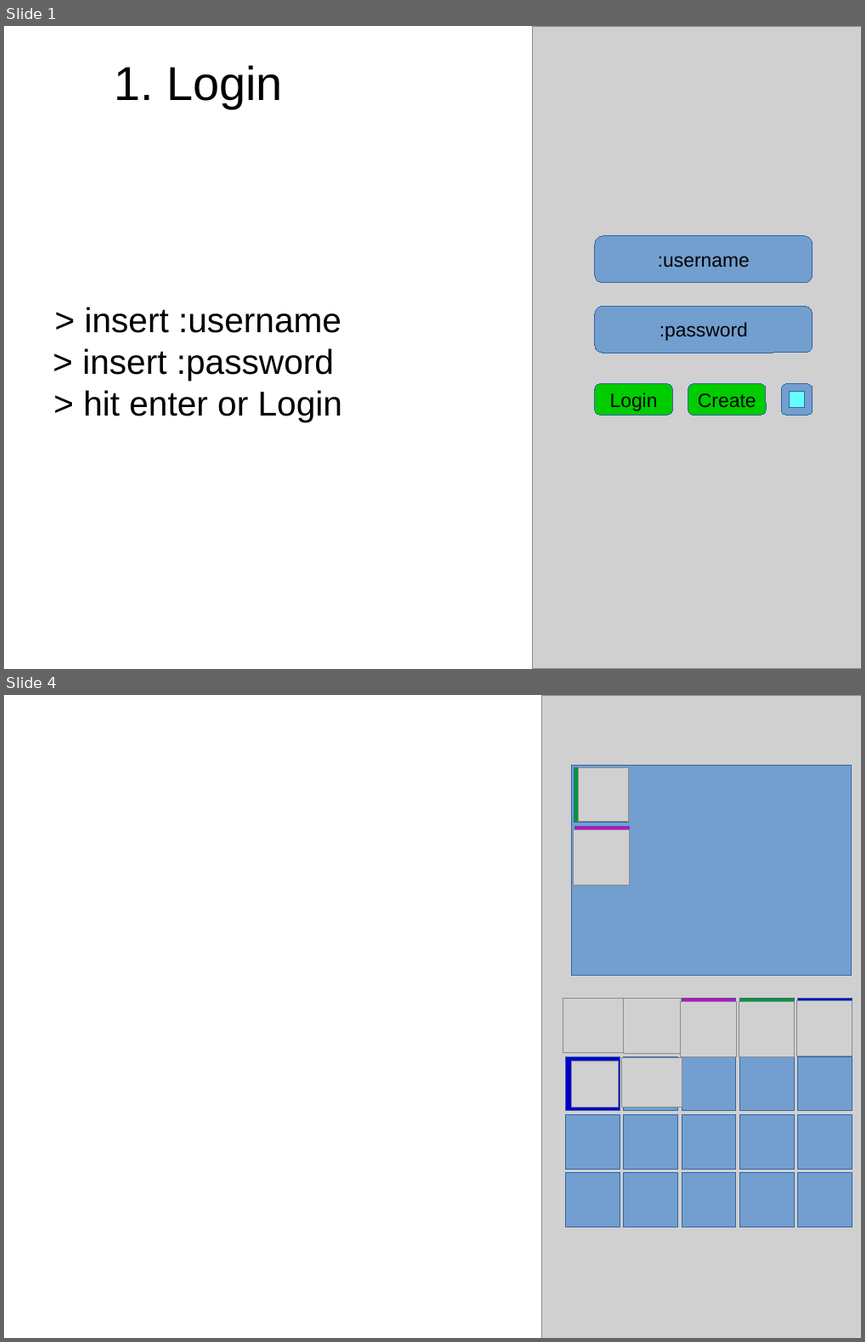
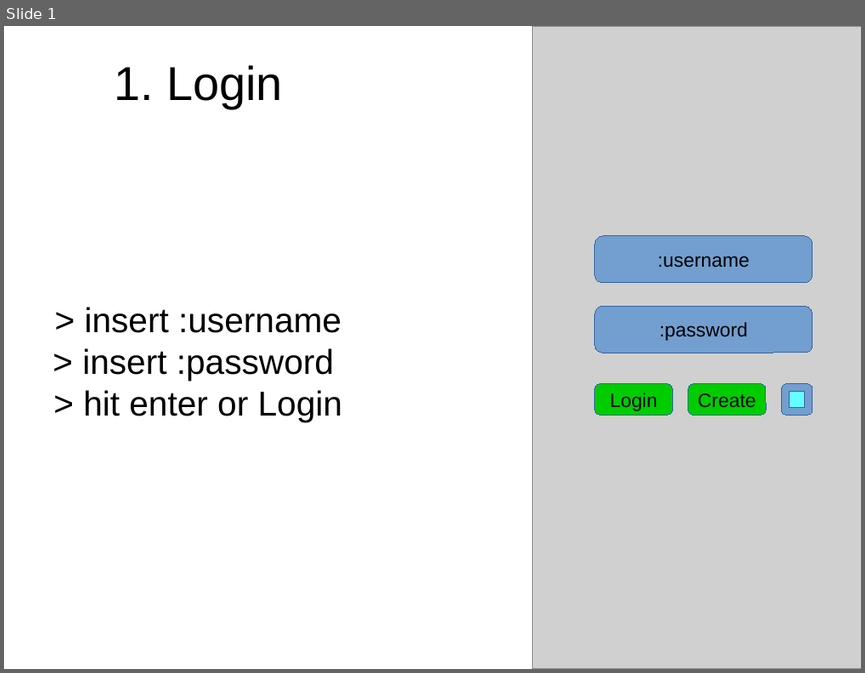
Before and after one commit to szEIgo/rotation, a slide deck: Docs/Rotation Perfekter.odp. Shown one above the other, each under a label of ours: slides 1 and 4 before the commit, slide 1 after it; the slides between them are not shown. The pictures are 865x1342 and 865x673 pixels, drawn with LibreOffice and Linux fonts; fonts in the diff are those of the drawing; grey boxes stand for pictures. Boxes give left, top, right and bottom in pixels: in the first picture for what was removed or moved away, otherwise in the second. Text is boxed around its words. In the diff, an @@ line names an element or a change of style, - is before the commit and + after.

```diff
--- a/Docs/Rotation Perfekter.odp
+++ b/Docs/Rotation Perfekter.odp
@@ slide 4 removed at (4, 695, 861, 1338), background #FFFFFF @@
@@ picture removed at (541, 695, 861, 1338) @@
@@ rectangle removed at (572, 765, 851, 975) @@
@@ rectangle removed at (574, 767, 629, 822) @@
@@ picture removed at (578, 767, 629, 821) @@
@@ picture removed at (574, 830, 629, 885) @@
@@ rectangle removed at (574, 827, 629, 882) @@
@@ picture removed at (564, 998, 624, 1053) @@
@@ rectangle removed at (565, 998, 619, 1053) @@
@@ rectangle removed at (624, 998, 678, 1053) @@
@@ picture removed at (624, 998, 682, 1053) @@
@@ rectangle removed at (682, 998, 737, 1053) @@
@@ rectangle removed at (740, 998, 794, 1053) @@
@@ picture removed at (797, 1000, 852, 1055) @@
@@ rectangle removed at (798, 998, 852, 1053) @@
@@ picture removed at (681, 1001, 736, 1056) @@
@@ picture removed at (738, 1001, 794, 1056) @@
@@ rectangle removed at (565, 1056, 619, 1111) @@
@@ picture removed at (572, 1061, 619, 1107) @@
@@ picture removed at (622, 1058, 682, 1107) @@
@@ rectangle removed at (624, 1056, 678, 1111) @@
@@ rectangle removed at (682, 1056, 737, 1111) @@
@@ rectangle removed at (740, 1056, 794, 1111) @@
@@ rectangle removed at (798, 1056, 852, 1111) @@
@@ rectangle removed at (565, 1115, 619, 1169) @@
@@ rectangle removed at (624, 1115, 678, 1169) @@
@@ rectangle removed at (682, 1115, 737, 1169) @@
@@ rectangle removed at (740, 1115, 794, 1169) @@
@@ rectangle removed at (798, 1115, 852, 1169) @@
@@ rectangle removed at (565, 1173, 619, 1227) @@
@@ rectangle removed at (624, 1173, 678, 1227) @@
@@ rectangle removed at (682, 1173, 737, 1227) @@
@@ rectangle removed at (740, 1173, 794, 1227) @@
@@ rectangle removed at (798, 1173, 852, 1227) @@
```
Also in this commit, not shown: 4 slides added, 2 other slides removed, 1 other file.
